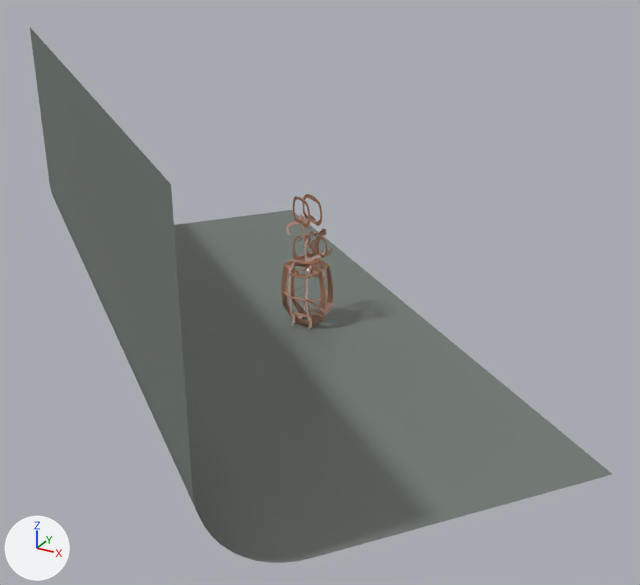
One commit to the Blender file LaserConstructionPlan/snowyOwl_smal.blend: the scene before it, then after it.
Camera for both pictures: a 50 mm camera at (27.3, -47.9, 27.0) aimed at (2.3, -2.4, 4.3). The lights are fixed; the arrows at lower left show +X, +Y and +Z.

In view in the first picture: 'BezierCircle.011', 'Plane.001'.
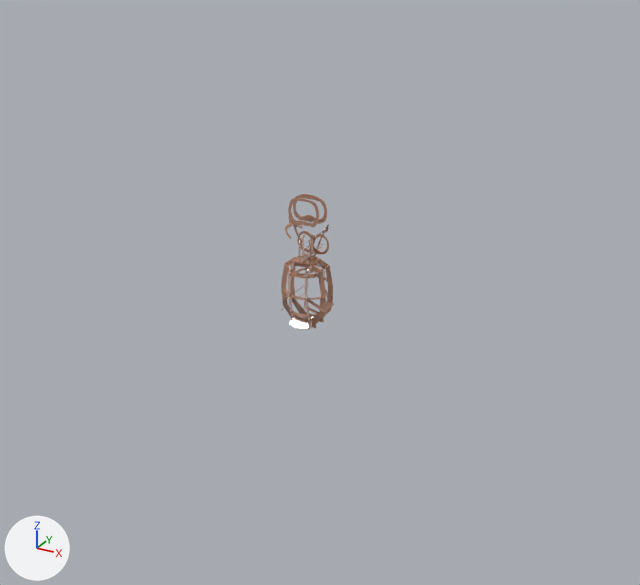
ob_headrotationpivot is not drawn itself; it is the parent of ob_eyes, ob_beaktoback, ob_eyenose_r, ob_eyenose_l, ob_headback, ob_browtoear_r, ob_browtoear_l, ob_beaktoear_l.

Location of each change, [x1, y1, x2, y2] in pixels of the pictures (640 x 585 px):
'Plane.001', hidden
    before: [30, 28, 613, 563]
'Face', turned
    before: [302, 194, 322, 226]
    after: [293, 194, 327, 224]
'HeadBack', turned
    before: [293, 196, 310, 228]
    after: [288, 198, 319, 227]
'BeakToBack', turned
    before: [293, 234, 321, 261]
    after: [299, 235, 315, 263]
'Eyes', turned
    before: [309, 231, 327, 258]
    after: [297, 231, 329, 254]
'Rump', added
    after: [289, 311, 314, 329]
'BrowToEar_L', turned
    before: [286, 214, 312, 236]
    after: [285, 217, 303, 239]
'EyeNose_R', turned
    before: [304, 239, 325, 262]
    after: [310, 238, 318, 261]
'EyeNose_L', turned
    before: [304, 234, 332, 255]
    after: [302, 234, 322, 256]
'BeakToEar_R', turned
    before: [301, 216, 310, 245]
    after: [293, 225, 302, 245]
'BeakToEar_L', turned
    before: [315, 228, 327, 250]
    after: [317, 224, 329, 248]
'Neck', turned
    before: [294, 268, 319, 278]
    after: [294, 268, 318, 278]
'Back', added
    after: [282, 289, 325, 300]
'BezierCircle.011', deleted
    before: [281, 291, 324, 302]
'BrowToEar_R', turned
    before: [297, 229, 326, 242]
    after: [306, 225, 332, 243]

What changed in the scene script:
```text
Add cu_back:
    cu_back = bpy.data.curves.new('Back', 'CURVE')
    cu_back.dimensions = '2D'
    _sp = cu_back.splines.new('BEZIER'); _sp.bezier_points.add(13)
    _sp.bezier_points.foreach_set('co', [0.653, 1.171, 0.0, 1.658, 0.342, 0.0, 1.316, 0.342, 0.0, 0.665, 0.89, 0.0, 0.665, 1.033, 0.0, 0.635, 1.033, 0.0, 0.635, 0.89, 0.0, -0.635, 0.89, 0.0, -0.635, 1.033, 0.0, -0.665, 1.033, 0.0, -0.665, 0.89, 0.0, -1.316, 0.342, 0.0, -1.658, 0.342, 0.0, -0.665, 1.171, 0.0])
    _sp.bezier_points.foreach_set('handle_left', [0.214, 1.27, 0.0, 1.323, 0.619, 0.0, 1.43, 0.342, 0.0, 0.882, 0.707, 0.0, 0.665, 0.985, 0.0, 0.645, 1.033, 0.0, 0.635, 0.938, 0.0, -0.212, 0.988, 0.0, -0.635, 0.985, 0.0, -0.655, 1.033, 0.0, -0.665, 0.938, 0.0, -1.099, 0.525, 0.0, -1.544, 0.342, 0.0, -0.996, 0.895, 0.0])
    _sp.bezier_points.foreach_set('handle_right', [0.988, 0.895, 0.0, 1.544, 0.342, 0.0, 1.099, 0.525, 0.0, 0.665, 0.938, 0.0, 0.655, 1.033, 0.0, 0.635, 0.985, 0.0, 0.212, 0.988, 0.0, -0.635, 0.938, 0.0, -0.645, 1.033, 0.0, -0.665, 0.985, 0.0, -0.882, 0.707, 0.0, -1.43, 0.342, 0.0, -1.327, 0.619, 0.0, -0.226, 1.27, 0.0])
    for _p, _l, _r in zip(_sp.bezier_points, ['FREE', 'VECTOR', 'VECTOR', 'VECTOR', 'VECTOR', 'VECTOR', 'VECTOR', 'FREE', 'VECTOR', 'VECTOR', 'VECTOR', 'VECTOR', 'VECTOR', 'VECTOR'], ['VECTOR', 'VECTOR', 'VECTOR', 'VECTOR', 'VECTOR', 'VECTOR', 'FREE', 'VECTOR', 'VECTOR', 'VECTOR', 'VECTOR', 'VECTOR', 'VECTOR', 'FREE']): _p.handle_left_type = _l; _p.handle_right_type = _r
    _sp.order_u = 0
    _sp.order_v = 0
    _sp.use_cyclic_u = True
    cu_back.materials.append(mat_mdf)
    cu_back.use_path = True
    cu_back.use_path_clamp = True
    cu_back.bevel_resolution = 0
    cu_back.fill_mode = 'BOTH'
Add cu_rump:
    cu_rump = bpy.data.curves.new('Rump', 'CURVE')
    cu_rump.dimensions = '2D'
    _sp = cu_rump.splines.new('BEZIER'); _sp.bezier_points.add(12)
    _sp.bezier_points.foreach_set('co', [-0.635, 0.726, 0.0, -0.635, 0.871, 0.0, -0.665, 0.871, 0.0, -0.665, 0.719, 0.0, -0.796, 0.497, 0.0, -0.659, 1.0, 0.0, 0.0, 1.579, 0.0, 0.659, 1.0, 0.0, 0.796, 0.497, 0.0, 0.665, 0.719, 0.0, 0.665, 0.871, 0.0, 0.635, 0.871, 0.0, 0.635, 0.726, 0.0])
    _sp.bezier_points.foreach_set('handle_left', [-0.212, 0.844, 0.0, -0.635, 0.823, 0.0, -0.655, 0.871, 0.0, -0.665, 0.77, 0.0, -0.703, 0.458, 0.0, -0.754, 0.902, 0.0, -1.382, 1.579, 0.0, 0.44, 1.07, 0.0, 0.984, 0.576, 0.0, 0.709, 0.645, 0.0, 0.665, 0.821, 0.0, 0.645, 0.871, 0.0, 0.635, 0.774, 0.0])
    _sp.bezier_points.foreach_set('handle_right', [-0.635, 0.774, 0.0, -0.645, 0.871, 0.0, -0.665, 0.821, 0.0, -0.709, 0.645, 0.0, -0.984, 0.576, 0.0, -0.44, 1.07, 0.0, 1.382, 1.579, 0.0, 0.754, 0.902, 0.0, 0.703, 0.458, 0.0, 0.665, 0.77, 0.0, 0.655, 0.871, 0.0, 0.635, 0.823, 0.0, 0.212, 0.844, 0.0])
    for _p, _l, _r in zip(_sp.bezier_points, ['FREE', 'VECTOR', 'VECTOR', 'VECTOR', 'AUTO', 'FREE', 'FREE', 'FREE', 'AUTO', 'VECTOR', 'VECTOR', 'VECTOR', 'VECTOR'], ['VECTOR', 'VECTOR', 'VECTOR', 'VECTOR', 'AUTO', 'FREE', 'FREE', 'FREE', 'AUTO', 'VECTOR', 'VECTOR', 'VECTOR', 'FREE']): _p.handle_left_type = _l; _p.handle_right_type = _r
    _sp.order_u = 0
    _sp.order_v = 0
    _sp.use_cyclic_u = True
    cu_rump.materials.append(mat_mdf)
    cu_rump.use_path = True
    cu_rump.use_path_clamp = True
    cu_rump.bevel_resolution = 0
    cu_rump.fill_mode = 'BOTH'
Remove ob_beziercircle_011:
    ob_beziercircle_011 = bpy.data.objects.new('BezierCircle.011', cu_breast)
Change ob_headrotationpivot:
    ob_headrotationpivot.rotation_euler: (0.0, 0.0, -0.539) -> (0.0, 0.0, 0.0)  # degrees (0, 0, -31) -> degrees (0, 0, 0)
Change ob_plane_001:
    add ob_plane_001.hide_set(True)  # its collection is switched off
Add ob_back:
    ob_back = bpy.data.objects.new('Back', cu_back)  # modifiers SOLIDIFY
    ob_back.parent = ob_root
    ob_back.location = (0.0, -0.273, 3.038)
    ob_back.rotation_euler = (0.0, 0.0, 3.142)  # degrees (0, 0, 180)
Add ob_root:
    ob_root = bpy.data.objects.new('Root', None)
    ob_root.location = (0.0, -0.062, 0.687)
Add ob_rump:
    ob_rump = bpy.data.objects.new('Rump', cu_rump)  # modifiers SOLIDIFY
    ob_rump.parent = ob_root
    ob_rump.location = (0.0, -0.291, 1.926)
    ob_rump.rotation_euler = (-0.79, 0.0, 3.142)  # degrees (-45, 0, 180)
```
